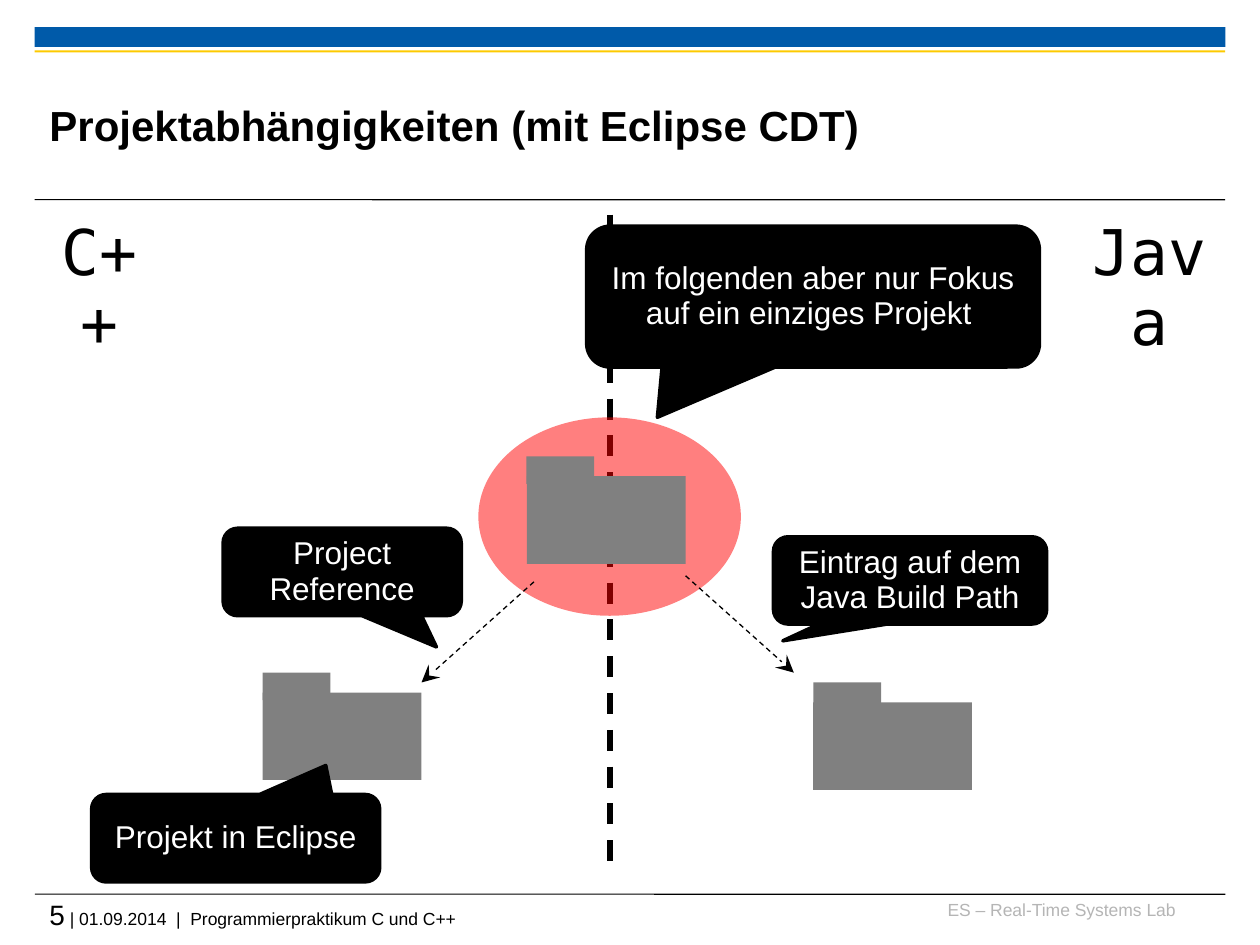
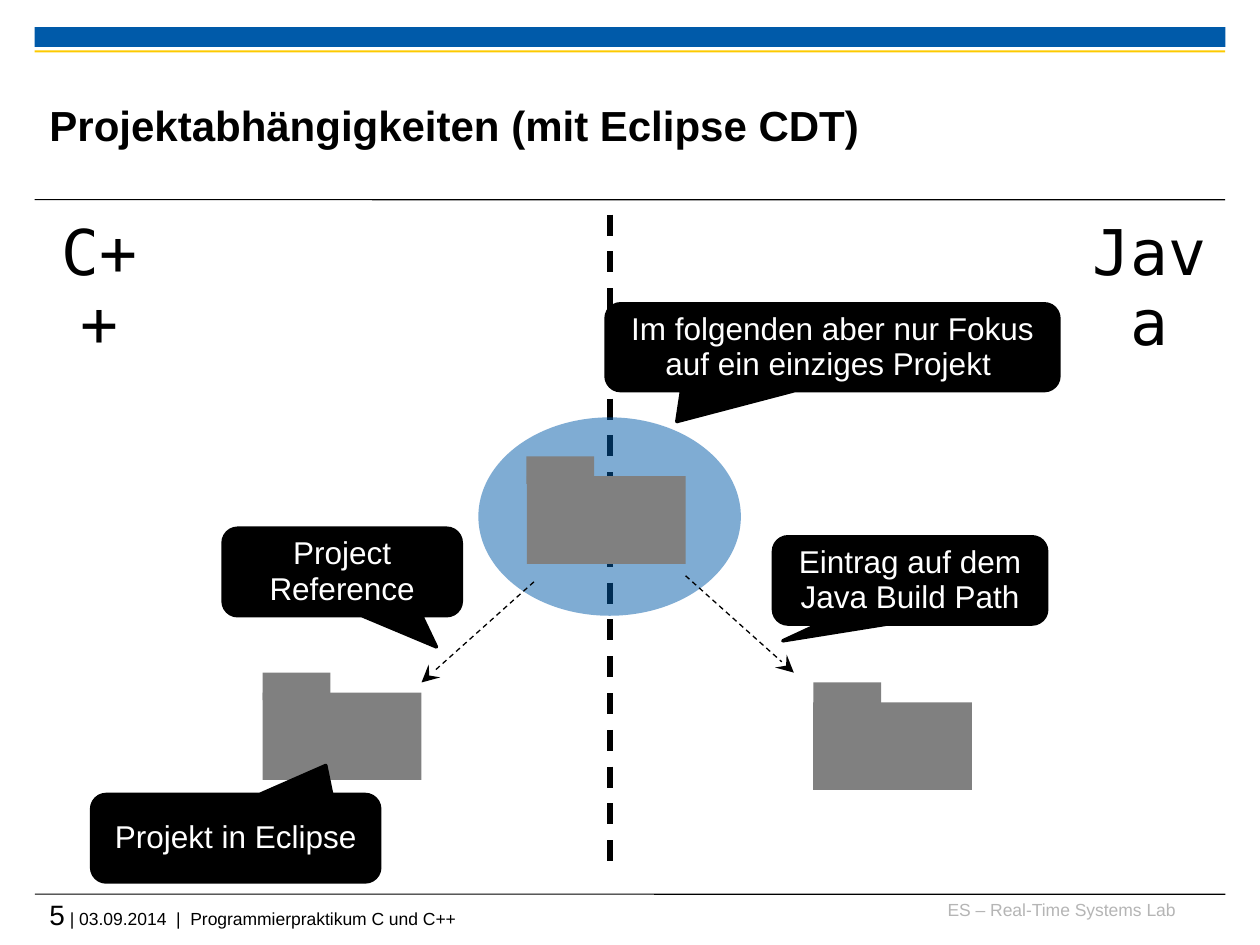
Before and after one commit to h82k/tud-cppp, a slide deck: slide 5 of Vorlesung/1 Einführung.pptx. Drawn at 1260x945 pixels with LibreOffice and Linux fonts; fonts in the diff are those of the drawing; background and template pictures are left out. Boxes give left, top, right and bottom in pixels: in the first picture for what was removed or moved away, otherwise in the second. Text is boxed around its words. In the diff, an @@ line names an element or a change of style, - is before the commit and + after.

```diff
--- a/Vorlesung/1 Einführung.pptx
+++ b/Vorlesung/1 Einführung.pptx
@@ rounded speech box "Im folgenden aber nur Fokus ..." resized from (x1=587, y1=227, x2=1040, y2=368) to (x1=606, y1=304, x2=1058, y2=391) @@
@@ ellipse at (x1=479, y1=417, x2=741, y2=615): fill #FF0000 at 50% opacity to #005AA9 at 50% opacity @@
@@ text at (x1=49, y1=905, x2=456, y2=929): text changed @@
-5 | 01.09.2014 | Programmierpraktikum C und C++
+5 | 03.09.2014 | Programmierpraktikum C und C++
```
Also in this commit, not shown: 2 other slides changed, 1 slide removed, 2 other files.
